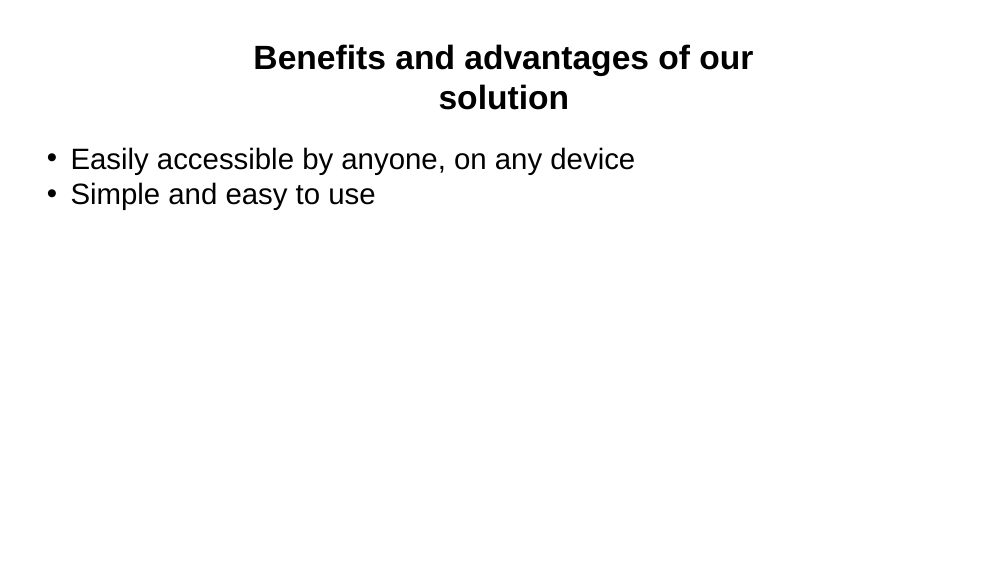
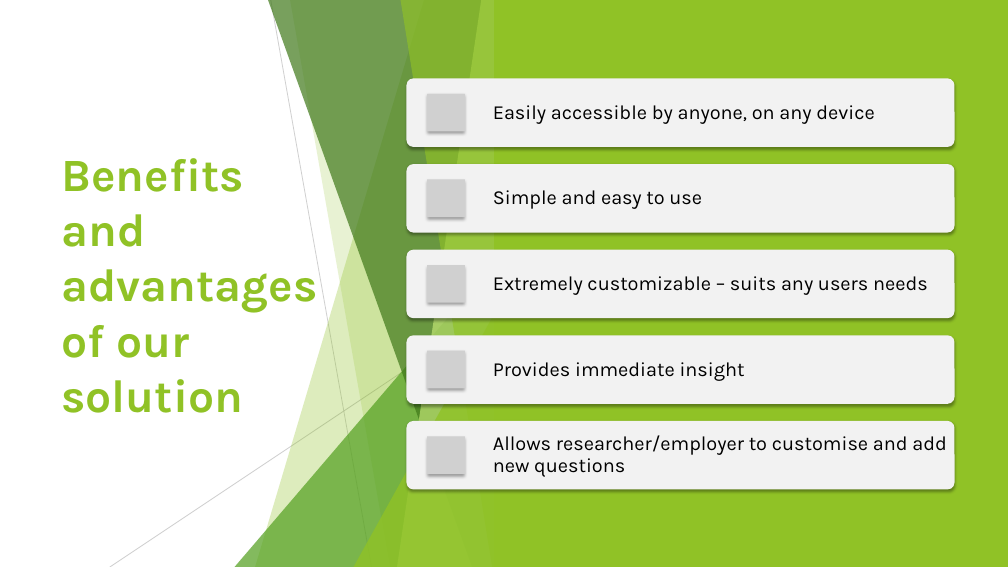
Before and after one commit to London18/team-21, a slide deck: slide 5 of resources/Code for Good - Presentation.pptx. Drawn at 1008x567 pixels with LibreOffice and Linux fonts; fonts in the diff are those of the drawing; grey boxes stand for pictures. Boxes give left, top, right and bottom in pixels: in the first picture for what was removed or moved away, otherwise in the second. Text is boxed around its words. In the diff, an @@ line names an element or a change of style, - is before the commit and + after.

```diff
--- a/resources/Code for Good - Presentation.pptx
+++ b/resources/Code for Good - Presentation.pptx
@@ group added at (x1=0, y1=0, x2=1008, y2=567): 5 freeform shapes, 3 triangles @@
@@ rectangle added at (x1=0, y1=0, x2=1008, y2=567), fill #FFFFFF @@
@@ rectangle added at (x1=495, y1=0, x2=1008, y2=567), fill #90C226 @@
@@ text "Easily accessible by anyone, on ..." moved from (x1=71, y1=147, x2=635, y2=210) to (x1=493, y1=105, x2=874, y2=124) @@
@@ text "Easily accessible by anyone, on ..." at (x1=493, y1=105, x2=874, y2=124): size 28 to 19 pt, font Arial to Karla; bullet • to none; line spacing 1 to 0.9; more space between paragraphs; vertical alignment top to middle @@
@@ text "Benefits and advantages of our ..." moved from (x1=253, y1=44, x2=753, y2=110) to (x1=61, y1=158, x2=317, y2=413) @@
@@ text "Benefits and advantages of our ..." at (x1=61, y1=158, x2=317, y2=413): size 32 to 44 pt, font Arial to Karla, text colour #000000 to #90C226; alignment centre to left; more space between paragraphs; vertical alignment top to middle @@
@@ text at (x1=71, y1=182, x2=375, y2=210): paragraph removed @@
-• Simple and easy to use
@@ group added at (x1=110, y1=0, x2=504, y2=567): 5 freeform shapes, 2 lines, 2 triangles @@
@@ group added at (x1=614, y1=0, x2=1008, y2=567): 5 freeform shapes, 2 lines, 2 triangles @@
@@ group added at (x1=407, y1=79, x2=955, y2=490): 5 rounded rectangles, 5 pictures, 4 texts @@
+Simple and easy to use
+Extremely customizable – suits any users needs
+Provides immediate insight
+Allows researcher/employer to customise and add new questions
```
Also in this commit, not shown: 4 other slides changed, 2 slides added, 3 slides removed.
